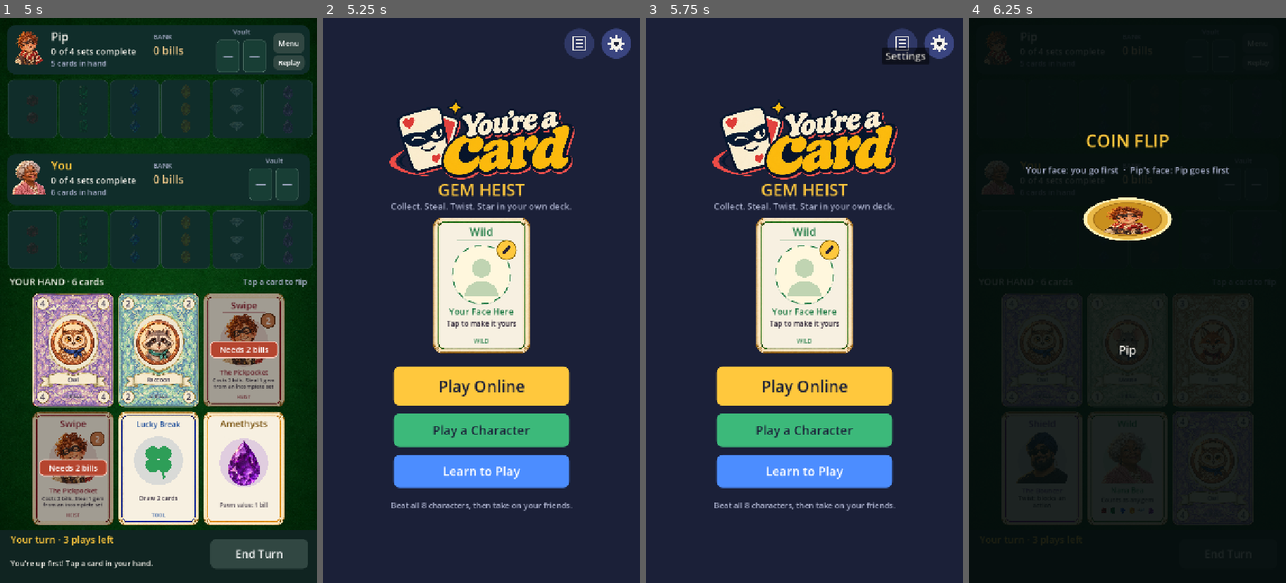
Above: before the commit, frames 1-4 (left to right).
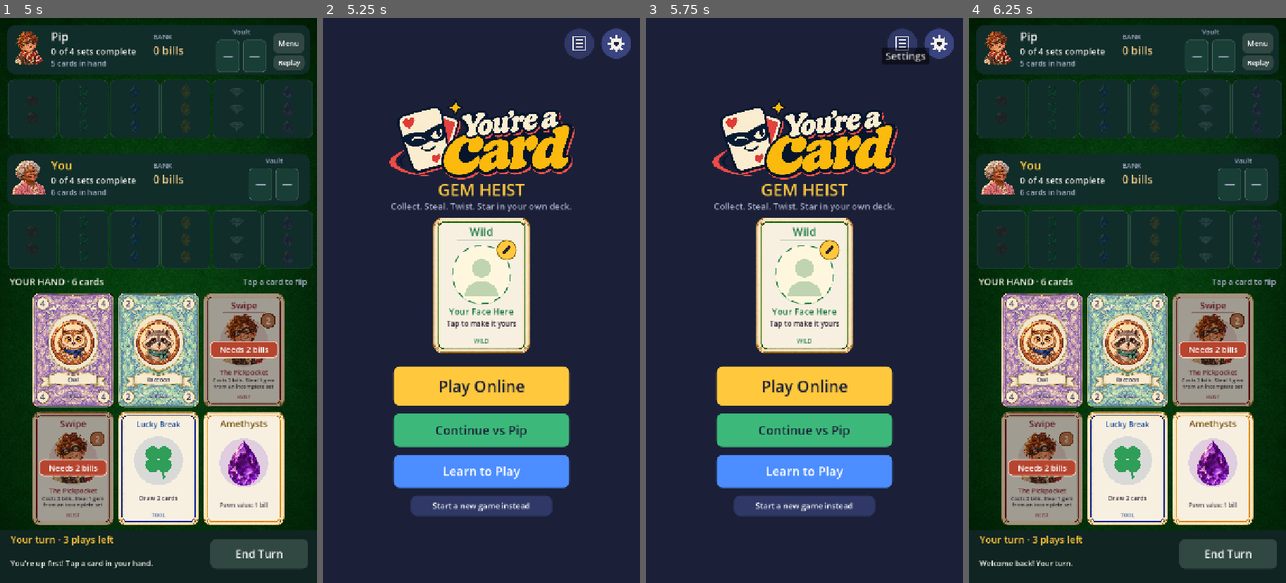
Above: after the commit, the same moments.

Repository: simonuptempo/youreacard
Game: Godot game, scene res://scenes/main.tscn
Two runs of this game, one before a commit and one after it. Both use one fixed random seed, a clock stepped at 60 frames per second and the inputs below.
Inputs (mouse positions are in pixels of both pictures, inside the frame that each line leads up to):
- Up to frame 1 (5 s): click "Skip and start playing" at 0.5 s; click "Play a Character" at 1.25 s; click "Replay" at 2 s; click "Replay" at 2.75 s; click "Replay" at 3.5 s; click "Start my turn" at 4.25 s
- Up to frame 2 (5.25 s): click "Menu" at 5 s
- Up to frame 3 (5.75 s): no input
- Up to frame 4 (6.25 s): click (1127, 430) at 5.75 s, where only the run before the commit has a clickable "Play a Character"

Frame 1 is identical in both runs. In frame 2, 1.9% of the frame differs, in the area x 21-79%, y 72-89%; in frame 3, 1.9%; in frame 4, 86%, in the area x 0-100%, y 0-98%.

Commit message:
Save games in progress; reopen them when the app starts
- Games against a character save after every move and when the app goes to the
  background, so swiping the app away never loses a game. Reopening the app goes
  straight back to the table (and replays the computer's turn if you missed it).
- The main menu shows "Continue vs <name>" with a "Start a new game instead" option.
- An open online game is reopened at launch too (online games live on the server).
- Fix: leaving the table during a turn replay no longer throws an error.
- iOS build number 3.

Co-Authored-By: Claude Opus 5.5 <noreply@anthropic.com>
Claude-Session: https://claude.ai/code/session_01V9TQbRRhmHxPnMsyjJjStv

Diff:
--- a/scripts/game.gd
+++ b/scripts/game.gd
@@ -58,6 +58,10 @@
 func _ready() -> void:
 	_practice = Profile.practice_requested
 	Profile.practice_requested = false
+	var saved := {}
+	if Profile.resume_game:
+		Profile.resume_game = false
+		saved = Profile.saved_game()
 	var online_id := Online.game_id
 	Online.game_id = ""
 	_online = online_id != "" and not _practice
@@ -78,6 +82,8 @@
 		first = Profile.rematch_first
 	Profile.rematch_first = -1
 	Profile.rematch_cast = -1
+	if saved.has("state"):
+		cast_index = clampi(int(saved.get("cast_index", cast_index)), 1, Profile.CAST.size() - 1)
 	_cast_index = cast_index
 	var cast: Dictionary = Profile.CAST[cast_index]
 	bot_name = cast["name"]
@@ -120,6 +126,9 @@
 
 	if _online:
 		_online_open(online_id)
+		return
+	if saved.has("state"):
+		_resume(saved)
 		return
 	g = GameState.new()
 	g.setup(["You", bot_name], randi(), 0 if _practice else first, Profile.plays_per_turn)
@@ -960,12 +969,15 @@
 	_recap = _build_recap(_turn_before, _snapshot(), g.events.slice(_turn_first_event))
 	_turn_before = {}
 	events_seen = g.events.size()  # the replay shows these, not the one-at-a-time popups
+	_replay_pending = true
+	_save_game()
 	_start_replay()
 
 
 # ------------------------------------------------------------------ events + replay
 
 func _after_change() -> void:
+	_save_game()
 	var new_events := g.events.slice(events_seen)
 	events_seen = g.events.size()
 	for e in new_events:
@@ -1092,6 +1104,7 @@
 	o.add_child(UI.label("Finished in %d turns each." % ceili(g.turn_number / 2.0), Vector2(0, 690), Vector2(720, 40), 24, UI.MUTED, HORIZONTAL_ALIGNMENT_CENTER))
 	if not _online and g.winner == 0:
 		Profile.mark_beaten(bot_name)
+	_save_game()  # a finished game isn't reopened
 	if _online:
 		var back := UI.button("Back to your games", Vector2(160, 790), Vector2(400, 80), UI.ACCENT, 28)
 		back.pressed.connect(_leave)
@@ -1506,9 +1519,11 @@
 		var t := 0.0
 		var hold := 1.6 + 1.25 * maxi(0, _step_speakers(step[2]) - 1)
 		while (t < hold or Sfx.voice_left() > 0.0) and token == _replay_skip and _replaying:
+			if not is_inside_tree():
+				return  # you left the table mid-replay
 			await get_tree().process_frame
 			t += get_process_delta_time()
-	if not _replaying:
+	if not _replaying or not is_inside_tree():
 		return
 	g = _real_g
 	_flash = {}
@@ -1560,6 +1575,8 @@
 	if _real_g != null:
 		g = _real_g
 	_replaying = false
+	_replay_pending = false
+	_save_game()
 	_flash = {}
 	_close_replay_panel()
 	if _replay_from_mode in ["play", "discard"]:
@@ -1622,6 +1639,8 @@
 
 func _leave() -> void:
 	_waiting = false
+	_left = true
+	_save_game()
 	get_tree().change_scene_to_file("res://scenes/online.tscn" if _online else "res://scenes/main.tscn")
 
 
@@ -1637,6 +1656,7 @@
 
 func _online_open(id: String) -> void:
 	_online_game = id
+	_save_game()
 	mode = "busy"
 	_set_msg("Loading your game…")
 	var r := await Online.call_fn("state", {"game_id": id, "since_seq": 1000000})
@@ -1815,3 +1835,63 @@
 	pop.tween_interval(0.15)
 	pop.tween_property(bubble, "scale", Vector2.ONE, 0.22).set_trans(Tween.TRANS_BACK).set_ease(Tween.EASE_OUT)
 	pop.parallel().tween_property(bubble, "modulate:a", 1.0, 0.15)
+
+
+# ------------------------------------------------------------------ saving a game in progress
+
+var _replay_pending := false   # their turn was played but you haven't watched the replay yet
+var _left := false             # you tapped Menu: keep the game for Continue, don't reopen it at launch
+
+
+## Saved after every move and when the app goes to the background, so swiping the app
+## away never loses a game. Practice isn't saved; finished games are cleared.
+func _save_game() -> void:
+	if _practice:
+		return
+	if _online:
+		if _online_game != "":
+			if _left or mode == "over":
+				Profile.clear_saved_game(Profile.ONLINE_SAVE)
+			else:
+				Profile.save_game({"online": _online_game}, Profile.ONLINE_SAVE)
+		return
+	var st: GameState = _real_g if _replaying and _real_g != null else g
+	if st == null:
+		return
+	if st.winner >= 0:
+		Profile.clear_saved_game()
+		return
+	var frames: Array = []
+	for f in _frames:
+		frames.append({"state": f["state"].to_dict(false), "events": f["events"], "end": f.get("end", false)})
+	Profile.save_game({"version": 1, "cast_index": _cast_index, "bot_name": bot_name, "open": not _left,
+		"state": st.to_dict(), "frames": frames, "recap": _recap, "replay_pending": _replay_pending})
+
+
+func _notification(what: int) -> void:
+	if what in [NOTIFICATION_APPLICATION_PAUSED, NOTIFICATION_APPLICATION_FOCUS_OUT, NOTIFICATION_WM_CLOSE_REQUEST]:
+		if is_inside_tree() and (g != null or _online):
+			_save_game()
+
+
+## Pick up a saved game exactly where it was.
+func _resume(saved: Dictionary) -> void:
+	g = GameState.from_dict(saved["state"])
+	events_seen = g.events.size()
+	_frames = []
+	for f in saved.get("frames", []):
+		var evs: Array = GameState.from_view({"events": f.get("events", [])}).events
+		_frames.append({"state": GameState.from_dict(f["state"]), "events": evs, "end": bool(f.get("end", false))})
+	_recap = saved.get("recap", {})
+	mode = "busy"
+	refresh()
+	if g.winner >= 0:
+		_finish_replays()
+	elif g.current == 1:
+		_run_bot_turn()           # the app closed before their turn was played
+	elif bool(saved.get("replay_pending", false)) and _frames.size() > 1:
+		_replay_pending = true
+		_start_replay()           # show what they did while you were away
+	else:
+		_finish_replays()
+		_set_msg("Welcome back! Your turn.")
--- a/scripts/game_state.gd
+++ b/scripts/game_state.gd
@@ -77,6 +77,26 @@
 		if e.has("kept"):
 			ev["kept"] = str(e["kept"])
 		g.events.append(ev)
+	return g
+
+
+## The whole table as plain data, to save a game in progress (see Profile.save_game).
+func to_dict(with_events := true) -> Dictionary:
+	return {"players": players.duplicate(true), "deck": deck.duplicate(true), "discard": discard.duplicate(true),
+		"current": current, "plays_left": plays_left, "plays_per_turn": plays_per_turn, "winner": winner,
+		"turn_number": turn_number, "counter_owed": counter_owed.duplicate(), "owes": owes.duplicate(),
+		"free_used": free_used, "events": events.duplicate(true) if with_events else [],
+		"rng_seed": str(rng.seed), "rng_state": str(rng.state)}
+
+
+## Rebuild a saved table (JSON turns every number into a float, so ids are made ints again).
+static func from_dict(d: Dictionary) -> GameState:
+	var g := from_view(d)
+	g.deck = _cards(d.get("deck", []))
+	g.discard = _cards(d.get("discard", []))
+	g.free_used = bool(d.get("free_used", false))
+	g.rng.seed = int(str(d.get("rng_seed", "0")))
+	g.rng.state = int(str(d.get("rng_state", "0")))
 	return g
 
 
--- a/scripts/main.gd
+++ b/scripts/main.gd
@@ -36,6 +36,19 @@
 		Profile.onboarding_step = 0
 		Profile.go.call_deferred("onboarding")
 		return
+	# Opening the app: go straight back to the game you were in, even if the app was closed.
+	if not Profile.launch_checked:
+		Profile.launch_checked = true
+		var online: Dictionary = Profile.saved_game(Profile.ONLINE_SAVE)
+		var local: Dictionary = Profile.saved_game()
+		if online.has("online") and Online.signed_in():
+			Online.game_id = str(online["online"])
+			Profile.go.call_deferred("game")
+			return
+		if local.has("state") and bool(local.get("open", true)):
+			Profile.resume_game = true
+			Profile.go.call_deferred("game")
+			return
 	theme = UI.make_theme()
 	var bg := ColorRect.new()
 	bg.color = UI.BG
@@ -84,13 +97,27 @@
 	var online := UI.button("Play Online", Vector2(160, 790), Vector2(400, 88), UI.ACCENT, 36)
 	online.pressed.connect(func(): Profile.go("online"))
 	add_child(online)
-	var play := UI.button("Play a Character", Vector2(160, 896), Vector2(400, 76), Color("#3cb97a"), 28)
-	play.pressed.connect(_play_character)
+	var saved: Dictionary = Profile.saved_game()
+	var resumable := saved.has("state")
+	var play := UI.button("Continue vs %s" % str(saved.get("bot_name", "")) if resumable else "Play a Character", Vector2(160, 896), Vector2(400, 76), Color("#3cb97a"), 28)
+	play.pressed.connect(_continue_game if resumable else _play_character)
 	add_child(play)
 	var watch := UI.button("Learn to Play", Vector2(160, 990), Vector2(400, 74), Color("#4c8dff"), 28)
 	watch.pressed.connect(_watch)
 	add_child(watch)
-	add_child(UI.label("Beat all 8 characters, then take on your friends.", Vector2(60, 1084), Vector2(600, 40), 18, UI.MUTED, HORIZONTAL_ALIGNMENT_CENTER))
+	if resumable:
+		var fresh := UI.button("Start a new game instead", Vector2(200, 1082), Vector2(320, 46), Color("#2f3866"), 18)
+		fresh.pressed.connect(func():
+			Profile.clear_saved_game()
+			_play_character())
+		add_child(fresh)
+	else:
+		add_child(UI.label("Beat all 8 characters, then take on your friends.", Vector2(60, 1084), Vector2(600, 40), 18, UI.MUTED, HORIZONTAL_ALIGNMENT_CENTER))
+
+
+func _continue_game() -> void:
+	Profile.resume_game = true
+	Profile.go("game")
 
 
 ## Takes on the next character you haven't beaten yet.
--- a/scripts/profile.gd
+++ b/scripts/profile.gd
@@ -175,6 +175,38 @@
 	return 1
 
 
+# ------------------------------------------------------------------ game in progress
+# A game against a character is saved after every move, so closing the app (even
+# swiping it away) never loses it. Online games live on the server; we just remember
+# which one was open.
+
+const GAME_SAVE := "user://saved_game.json"
+var resume_game := false      # the game screen should pick up the saved game
+var launch_checked := false   # reopen the last game only once, when the app starts
+
+
+const ONLINE_SAVE := "user://open_online_game.json"
+
+
+func save_game(data: Dictionary, path := GAME_SAVE) -> void:
+	var f := FileAccess.open(path, FileAccess.WRITE)
+	if f != null:
+		f.store_string(JSON.stringify(data))
+
+
+func saved_game(path := GAME_SAVE) -> Dictionary:
+	if not FileAccess.file_exists(path):
+		return {}
+	var f := FileAccess.open(path, FileAccess.READ)
+	var data = JSON.parse_string(f.get_as_text()) if f != null else null
+	return data if typeof(data) == TYPE_DICTIONARY else {}
+
+
+func clear_saved_game(path := GAME_SAVE) -> void:
+	if FileAccess.file_exists(path):
+		DirAccess.remove_absolute(ProjectSettings.globalize_path(path))
+
+
 func go(scene: String) -> void:
 	get_tree().change_scene_to_file("res://scenes/%s.tscn" % scene)
 
Not shown, changed: export_presets.cfg
